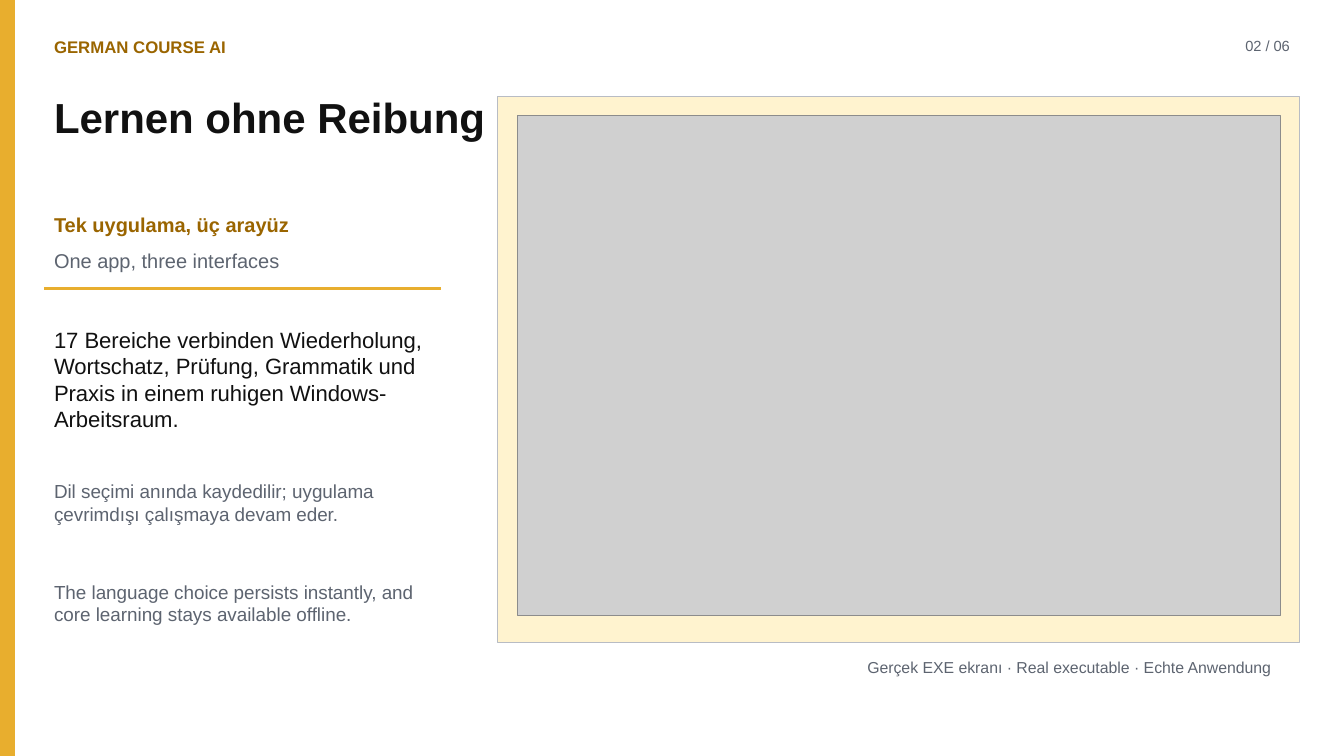
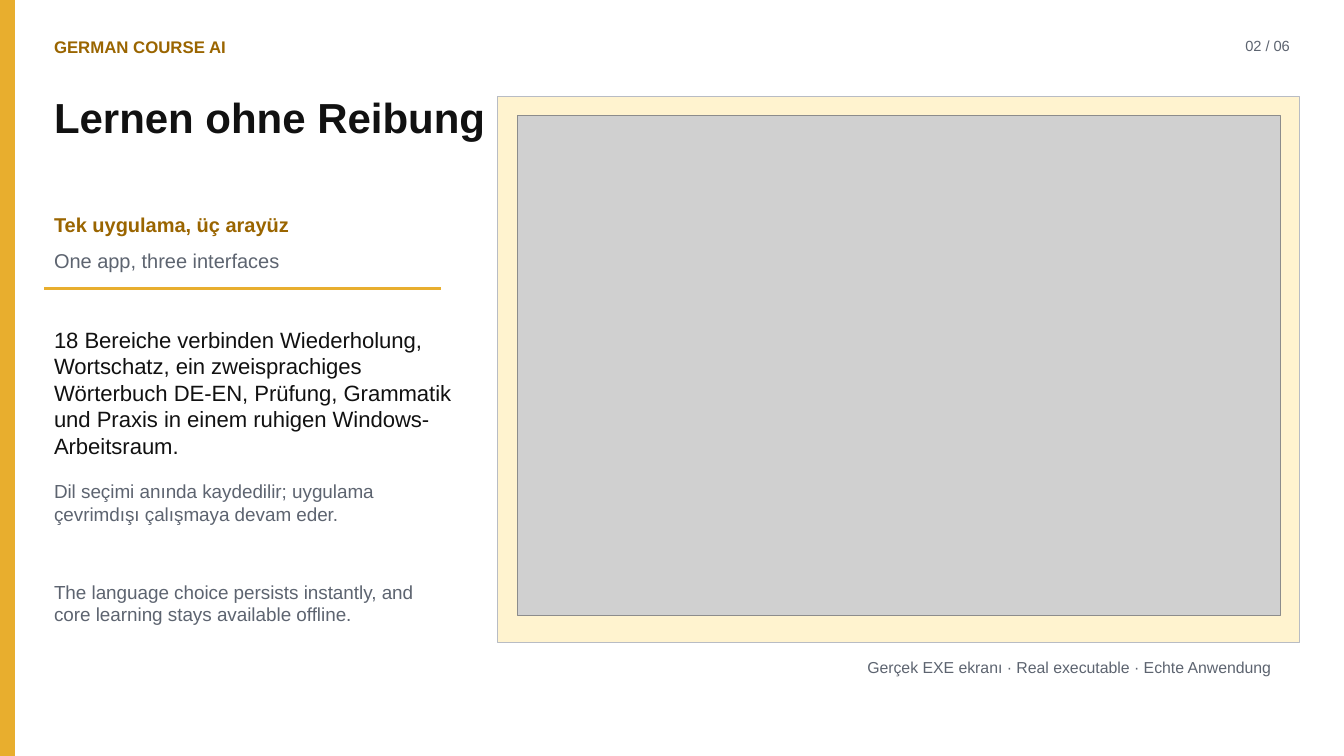
Before and after one commit to Azizsekerdil/GermanCourseAI, a slide deck: slide 2 of docs/presentation/German-Course-AI-Trilingual.pptx. Drawn at 1344x756 pixels with LibreOffice and Linux fonts; fonts in the diff are those of the drawing; grey boxes stand for pictures. Boxes give left, top, right and bottom in pixels: in the first picture for what was removed or moved away, otherwise in the second. Text is boxed around its words. In the diff, an @@ line names an element or a change of style, - is before the commit and + after.

```diff
--- a/docs/presentation/German-Course-AI-Trilingual.pptx
+++ b/docs/presentation/German-Course-AI-Trilingual.pptx
@@ text at bbox=[54, 332, 452, 455]: text changed @@
-17 Bereiche verbinden Wiederholung, Wortschatz, Prüfung, Grammatik und Praxis in einem ruhigen Windows-Arbeitsraum.
+18 Bereiche verbinden Wiederholung, Wortschatz, ein zweisprachiges Wörterbuch DE-EN, Prüfung, Grammatik und Praxis in einem ruhigen Windows-Arbeitsraum.
```
Also in this commit, not shown: 3 other slides changed, 12 other files.
